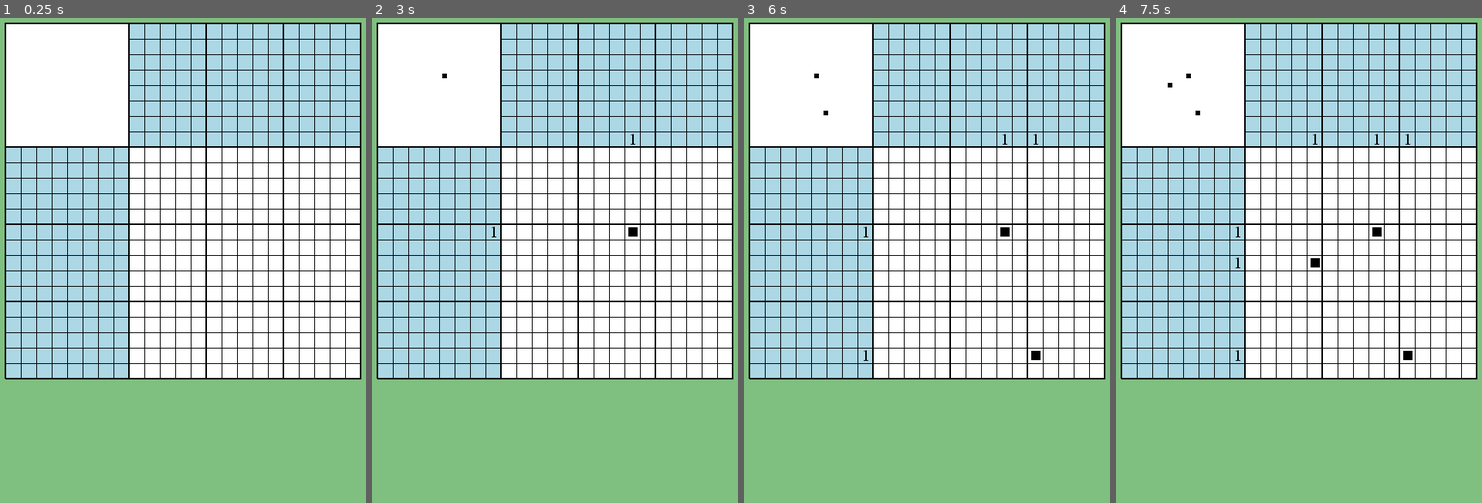
Above: before the commit, frames 1-4 (left to right).
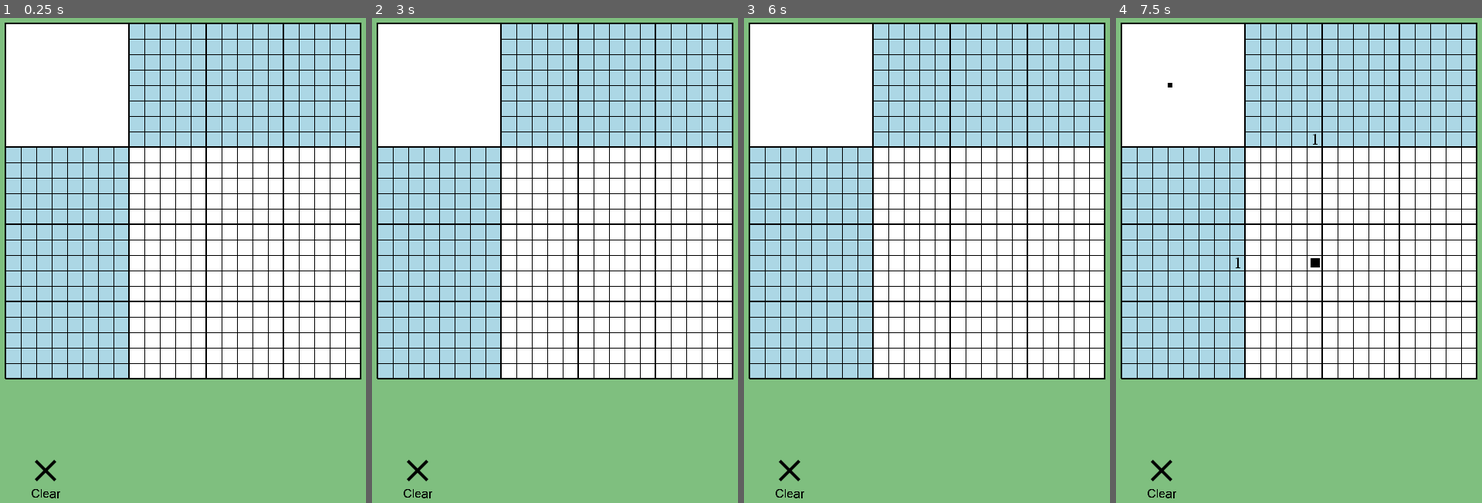
Above: after the commit, the same moments.

Repository: vivisuke/GDNonogram15
Game: Godot game, scene res://MainScene.tscn
Two runs of this game, one before a commit and one after it. Both use one fixed random seed, a clock stepped at 60 frames per second and the inputs below.
Inputs (mouse positions are in pixels of both pictures, inside the frame that each line leads up to):
- Up to frame 1 (0.25 s): no input
- Up to frame 2 (3 s): click (419, 469) at 0.5 s, where only the run after the commit has a clickable "Clear"; click (419, 469) at 1.25 s, where only the run after the commit has a clickable "Clear"; click (419, 469) at 2 s, where only the run after the commit has a clickable "Clear"; tap Enter at 2.75 s; move the mouse to (635, 226) at 2.77 s; press the mouse at (635, 226) at 2.78 s
- Up to frame 3 (6 s): tap Space at 3.5, 5 s; move the mouse to (853, 284) at 3.52 s; release the mouse at (853, 284) at 3.53 s; click (853, 284) at 3.6 s; tap Enter at 4.25, 5.75 s; move the mouse to (963, 119) at 4.27 s; press the mouse at (963, 119) at 4.28 s; move the mouse to (908, 376) at 5.02 s; release the mouse at (908, 376) at 5.03 s; click (908, 376) at 5.1 s; move the mouse to (1040, 347) at 5.77 s; press the mouse at (1040, 347) at 5.78 s
- Up to frame 4 (7.5 s): tap Space at 6.5 s; move the mouse to (1189, 163) at 6.52 s; release the mouse at (1189, 163) at 6.53 s; click (1189, 163) at 6.6 s; move the mouse to (1317, 255) at 7.27 s; press the mouse at (1317, 255) at 7.28 s

The runs differ from the first frame. In frame 1, 0.2% of the frame differs, in the area x 8-17%, y 91-100%; in frame 2, 0.3%; in frame 3, 0.3%, in the area x 8-82%, y 11-100%; in frame 4, 0.3%.

Commit message:
0012 ◎ C 05/24 05/24 0.001│ToDo│下部にクリアコマンド設置

Diff:
--- a/GDNonogram15/MainScene.gd
+++ b/GDNonogram15/MainScene.gd
@@ -142,3 +142,19 @@
 			var img = 0 if cell_val == 1 else -1
 			$ImageTileMap.set_cell(xy.x, xy.y, img)
 	pass
+
+
+func clear_all():
+	# undone: 候補数字クリア
+	for y in range(N_TOTAL_CELL_VERT):
+		for x in range(N_TOTAL_CELL_HORZ):
+			$TileMap.set_cell(x, y, -1)
+			$ImageTileMap.set_cell(x, y, -1)
+		for x in range(N_CLUES_CELL_HORZ):
+			$TileMap.set_cell(-x-1, y, -1)
+	for x in range(N_TOTAL_CELL_HORZ):
+		for y in range(N_CLUES_CELL_VERT):
+			$TileMap.set_cell(x, -y-1, -1)
+func _on_ClearButton_pressed():
+	clear_all()
+	pass # Replace with function body.
--- a/GDNonogram15/MainScene.tscn
+++ b/GDNonogram15/MainScene.tscn
@@ -16,8 +16,11 @@
 [ext_resource path="res://images/num3.png" type="Texture" id=14]
 [ext_resource path="res://images/num9.png" type="Texture" id=15]
 [ext_resource path="res://images/num6.png" type="Texture" id=16]
-
-[sub_resource type="TileSet" id=3]
+[ext_resource path="res://images/clear_black.png" type="Texture" id=17]
+[ext_resource path="res://images/clear_white.png" type="Texture" id=18]
+[ext_resource path="res://fonts/arial.ttf" type="DynamicFontData" id=19]
+
+[sub_resource type="TileSet" id=1]
 0/name = "cross20x20.png 0"
 0/texture = ExtResource( 5 )
 0/tex_offset = Vector2( 0, 0 )
@@ -203,6 +206,11 @@
 0/shapes = [  ]
 0/z_index = 0
 
+[sub_resource type="DynamicFont" id=3]
+size = 32
+outline_color = Color( 0, 0, 0, 1 )
+font_data = ExtResource( 19 )
+
 [node name="MainScene" type="Node2D"]
 script = ExtResource( 1 )
 
@@ -246,3 +254,30 @@
 tile_set = SubResource( 2 )
 cell_size = Vector2( 6, 6 )
 format = 1
+
+[node name="ClearButton" type="TextureButton" parent="."]
+margin_left = 37.3755
+margin_top = 655.406
+margin_right = 133.376
+margin_bottom = 751.406
+rect_scale = Vector2( 0.5, 0.5 )
+texture_normal = ExtResource( 17 )
+texture_pressed = ExtResource( 18 )
+__meta__ = {
+"_edit_group_": true,
+"_edit_use_anchors_": false
+}
+
+[node name="Label" type="Label" parent="ClearButton"]
+margin_left = 10.0
+margin_top = 90.0
+margin_right = 87.0
+margin_bottom = 126.0
+custom_fonts/font = SubResource( 3 )
+custom_colors/font_color = Color( 0, 0, 0, 1 )
+text = "Clear"
+__meta__ = {
+"_edit_use_anchors_": false
+}
+
+[connection signal="pressed" from="ClearButton" to="." method="_on_ClearButton_pressed"]
Not shown: 2 places in GDNonogram15/MainScene.tscn that only renumber resources
Binary file added: GDNonogram15/fonts/arial.ttf
Binary file added: GDNonogram15/fonts/arialbd.ttf
Not shown, added: GDNonogram15/images/check_black.png.import
Binary file added: GDNonogram15/images/check_white.png
Not shown, added: GDNonogram15/images/check_white.png.import
Binary file added: GDNonogram15/images/clear_black.png
Not shown, added: GDNonogram15/images/clear_black.png.import
Binary file added: GDNonogram15/images/clear_gray.png
Not shown, added: GDNonogram15/images/clear_gray.png.import
Binary file added: GDNonogram15/images/clear_white.png
Not shown, added: GDNonogram15/images/clear_white.png.import
(and 1 more such lines)
